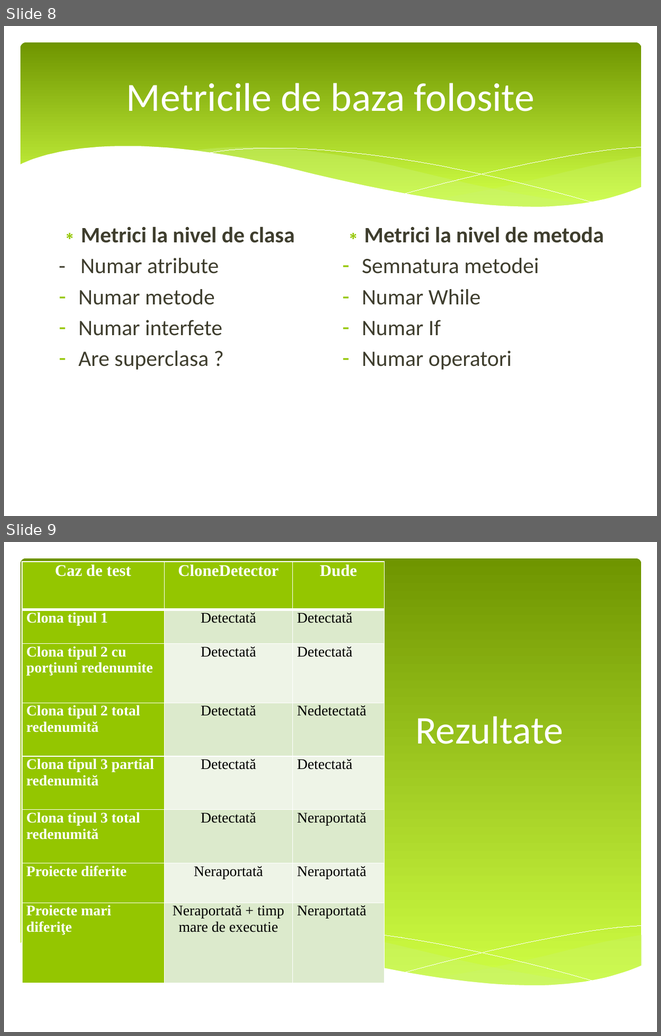
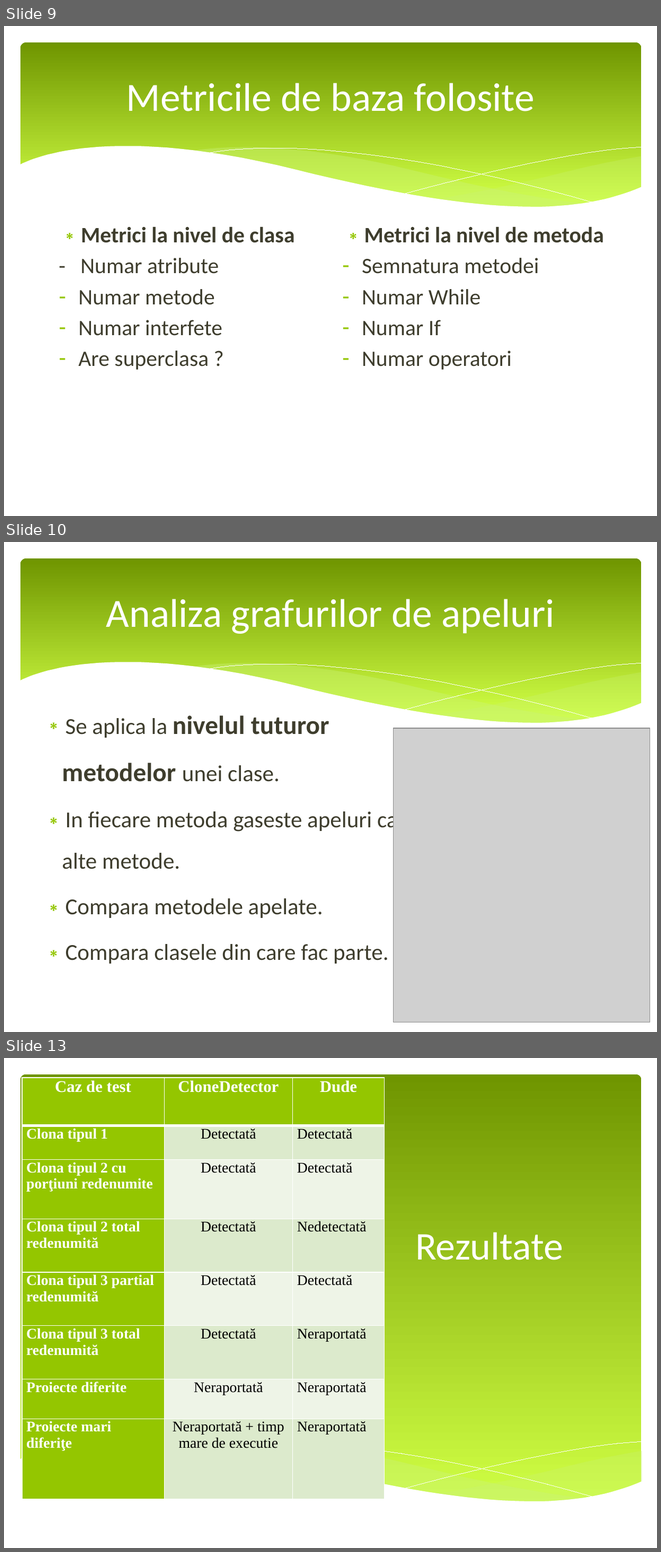
Before and after one commit to vladlep/licentavlad, a slide deck: doc/Prezentare licenta.pptx. Shown one above the other, each under a label of ours: slides 8 and 9 before the commit, slides 9, 10 and 13 after it; the slides between them are not shown. The pictures are 661x1036 and 661x1552 pixels, drawn with LibreOffice and Linux fonts; fonts in the diff are those of the drawing; grey boxes stand for pictures. Boxes give left, top, right and bottom in pixels: in the first picture for what was removed or moved away, otherwise in the second. Text is boxed around its words. In the diff, an @@ line names an element or a change of style, - is before the commit and + after.

```diff
--- a/doc/Prezentare licenta.pptx
+++ b/doc/Prezentare licenta.pptx
@@ slide 10 added at (x1=4, y1=542, x2=657, y2=1032), background #FFFFFF; not listed: 6 template elements that a slide beside it also shows @@
@@ title added at (x1=106, y1=599, x2=555, y2=634), 49 pt, text #FFFFFF @@
+Analiza grafurilor de apeluri
@@ text added at (x1=62, y1=715, x2=424, y2=963), 28 pt, text #3E3D2D @@
+∗ Se aplica la nivelul tuturor metodelor unei clase.
+∗ In fiecare metoda gaseste apeluri catre alte metode.
+∗ Compara metodele apelate.
+∗ Compara clasele din care fac parte.
@@ picture added at (x1=394, y1=729, x2=650, y2=1022) @@
@@ what was slide 8 is now slide 9 @@
@@ what was slide 9 is now slide 13 @@
```
Also in this commit, not shown: 2 slides changed, 4 other slides added.
